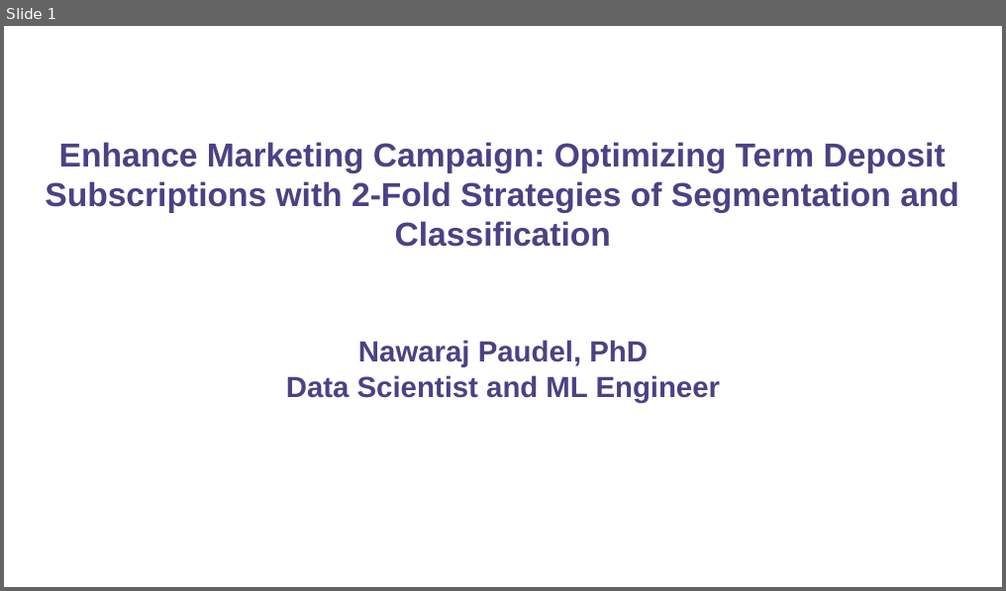
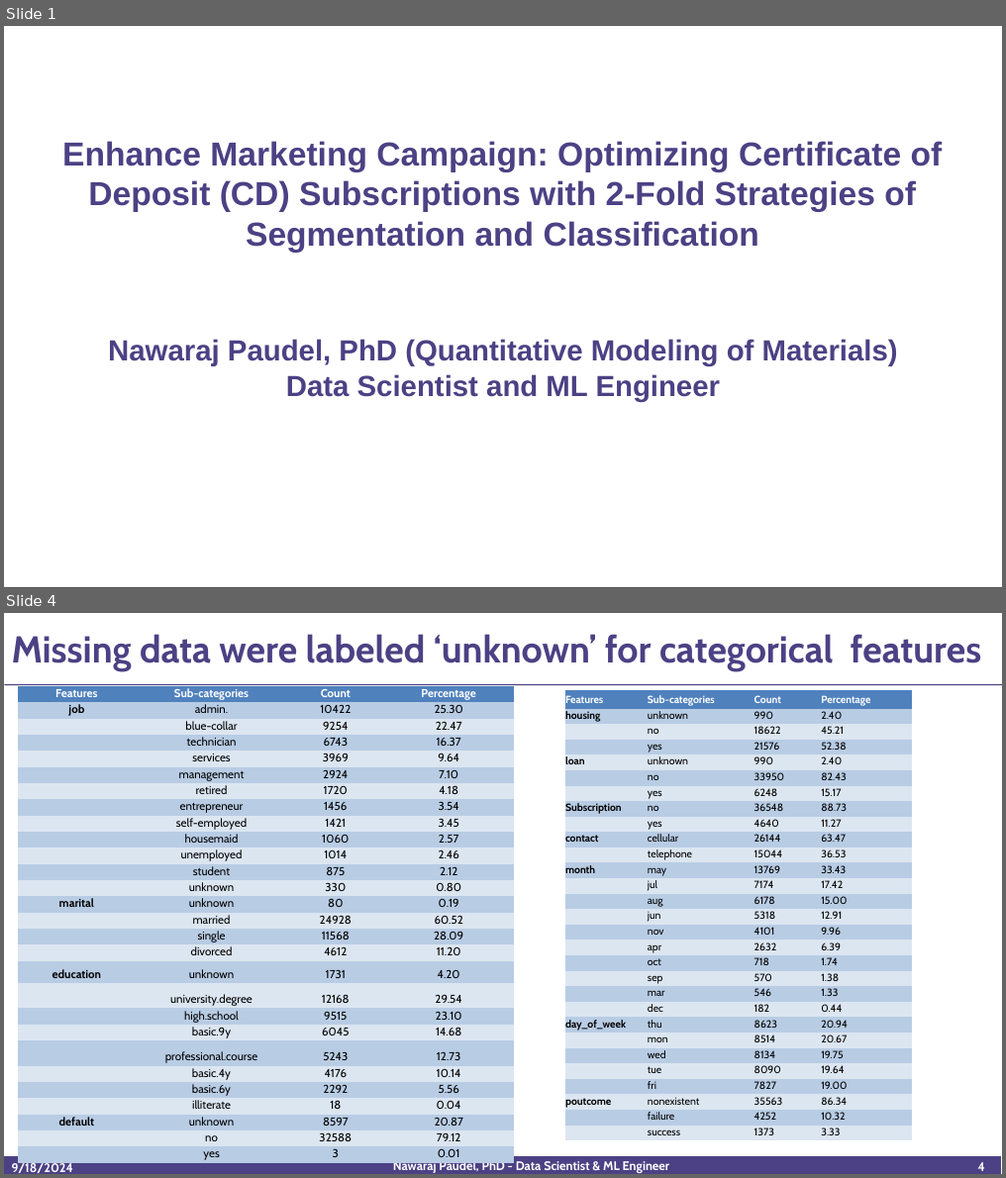
Before and after one commit to newking9088/marketing_campaign_customer_segmentation_classification, a slide deck: Executive Summary Powerpoint/bank_marketing_campaign_customer-segmentation_classification.pptx. Shown one above the other, each under a label of ours: slide 1 before the commit, slides 1 and 4 after it; the slides between them are not shown. The pictures are 1006x591 and 1006x1178 pixels, drawn with LibreOffice and Linux fonts; fonts in the diff are those of the drawing. Boxes give left, top, right and bottom in pixels: in the first picture for what was removed or moved away, otherwise in the second. Text is boxed around its words. In the diff, an @@ line names an element or a change of style, - is before the commit and + after.

```diff
--- a/Executive Summary Powerpoint/bank_marketing_campaign_customer-segmentation_classification.pptx
+++ b/Executive Summary Powerpoint/bank_marketing_campaign_customer-segmentation_classification.pptx
@@ slide 4 added at (4,613,1002,1174), background #FFFFFF @@
@@ title added at (12,634,982,671), 36 pt, text #4C4184, bold @@
+Missing data were labeled ‘unknown’ for categorical features
@@ rectangle added at (5,684,1002,685), fill #4C4184 @@
@@ table added at (18,686,515,1164), 28 rows, 4 columns @@
+Features | Sub-categories | Count | Percentage
+job | admin. | 10422 | 25.30
+ | blue-collar | 9254 | 22.47
+ | technician | 6743 | 16.37
+ | services | 3969 | 9.64
+ | management | 2924 | 7.10
+ | retired | 1720 | 4.18
+ | entrepreneur | 1456 | 3.54
+ | self-employed | 1421 | 3.45
+ | housemaid | 1060 | 2.57
+ | unemployed | 1014 | 2.46
+ | student | 875 | 2.12
+ | unknown | 330 | 0.80
+marital | unknown | 80 | 0.19
+ | married | 24928 | 60.52
+ | single | 11568 | 28.09
+ | divorced | 4612 | 11.20
+education | unknown | 1731 | 4.20
+ | university.degree | 12168 | 29.54
+ | high.school | 9515 | 23.10
+ | basic.9y | 6045 | 14.68
+ | professional.course | 5243 | 12.73
+ | basic.4y | 4176 | 10.14
+ | basic.6y | 2292 | 5.56
+ | illiterate | 18 | 0.04
+default | unknown | 8597 | 20.87
+ | no | 32588 | 79.12
+ | yes | 3 | 0.01
@@ table added at (564,691,912,1140), 29 rows, 4 columns @@
+Features | Sub-categories | Count | Percentage
+housing | unknown | 990 | 2.40
+ | no | 18622 | 45.21
+ | yes | 21576 | 52.38
+loan | unknown | 990 | 2.40
+ | no | 33950 | 82.43
+ | yes | 6248 | 15.17
+Subscription | no | 36548 | 88.73
+ | yes | 4640 | 11.27
+contact | cellular | 26144 | 63.47
+ | telephone | 15044 | 36.53
+month | may | 13769 | 33.43
+ | jul | 7174 | 17.42
+ | aug | 6178 | 15.00
+ | jun | 5318 | 12.91
+ | nov | 4101 | 9.96
+ | apr | 2632 | 6.39
+ | oct | 718 | 1.74
+ | sep | 570 | 1.38
+ | mar | 546 | 1.33
+ | dec | 182 | 0.44
+day_of_week | thu | 8623 | 20.94
+ | mon | 8514 | 20.67
+ | wed | 8134 | 19.75
+ | tue | 8090 | 19.64
+ | fri | 7827 | 19.00
+poutcome | nonexistent | 35563 | 86.34
+ | failure | 4252 | 10.32
+ | success | 1373 | 3.33
@@ rectangle added at (4,1157,1002,1174), fill #4C4184, outline #FFFFFF 1 pt @@
@@ text added at (12,1161,73,1173), 12 pt, text #FFFFFF, bold @@
+9/18/2024
@@ text added at (393,1159,670,1173), 12 pt, text #FFFFFF, bold @@
+Nawaraj Paudel, PhD - Data Scientist & ML Engineer
@@ page number added at (978,1162,985,1171), 12 pt, text #FFFFFF, bold @@
+4
@@ slide 1 changed as well @@
@@ text "Enhance Marketing Campaign: Optimizing Certificate ...": place and size @@
-text "Enhance Marketing Campaign: Optimizing Certificate ..." at (45,142,959,402)
+text "Enhance Marketing Campaign: Optimizing Certificate ..." at (62,141,943,402)
@@ text at (62,141,943,367): text changed @@
-Enhance Marketing Campaign: Optimizing Term Deposit Subscriptions with 2-Fold Strategies of Segmentation and Classification
-Nawaraj Paudel, PhD
+Enhance Marketing Campaign: Optimizing Certificate of Deposit (CD) Subscriptions with 2-Fold Strategies of Segmentation and Classification
+Nawaraj Paudel, PhD (Quantitative Modeling of Materials)
```
Also in this commit, not shown: 1 other slide changed, 17 other slides added.
